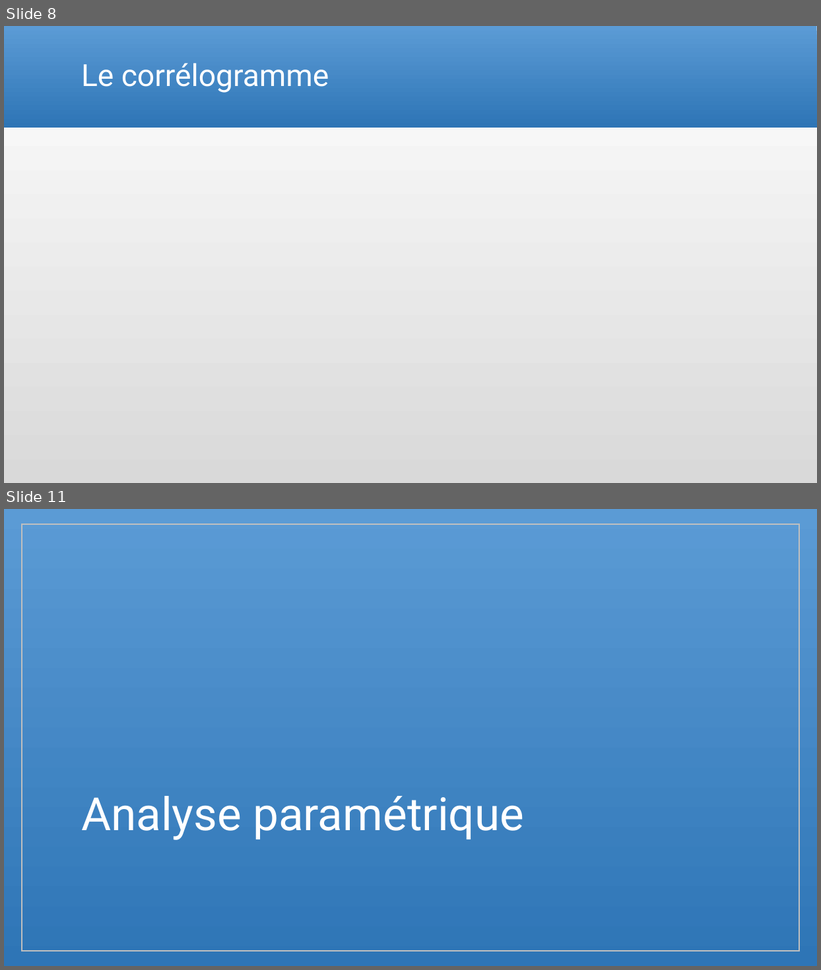
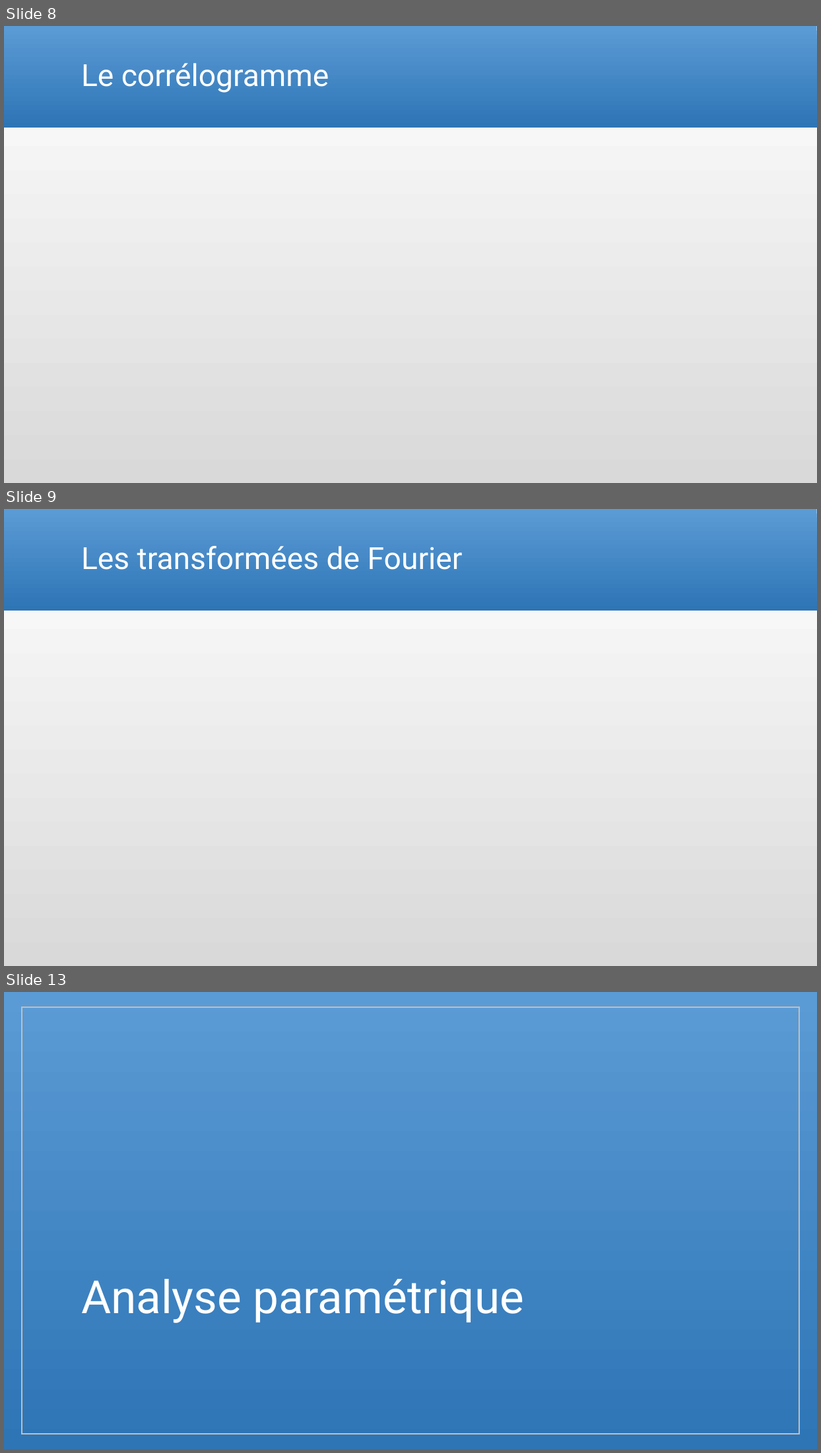
Before and after one commit to Arcyno/analyse_spectrale, a slide deck: Analyse spectrale_etienne.pptx. Shown one above the other, each under a label of ours: slides 8 and 11 before the commit, slides 8, 9 and 13 after it; the slides between them are not shown. The pictures are 821x970 and 821x1453 pixels, drawn with LibreOffice and Linux fonts; fonts in the diff are those of the drawing; grey boxes stand for pictures. Boxes give left, top, right and bottom in pixels: in the first picture for what was removed or moved away, otherwise in the second. Text is boxed around its words. In the diff, an @@ line names an element or a change of style, - is before the commit and + after.

```diff
--- a/Analyse spectrale_etienne.pptx
+++ b/Analyse spectrale_etienne.pptx
@@ slide 9 added at bbox=[4, 509, 817, 966], background gradient #D9D9D9 to #FFFFFF; not listed: 1 template element that a slide beside it also shows @@
@@ title added at bbox=[81, 546, 463, 570], 36 pt, text #FFFFFF @@
+Les transformées de Fourier
@@ what was slide 11 is now slide 13 @@
```
Also in this commit, not shown: 5 slides changed, 1 other slide added.
